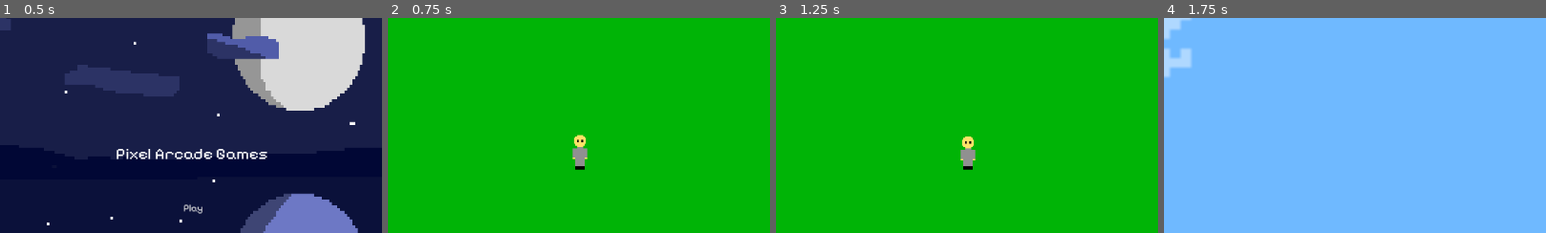
Above: before the commit, frames 1-4 (left to right).
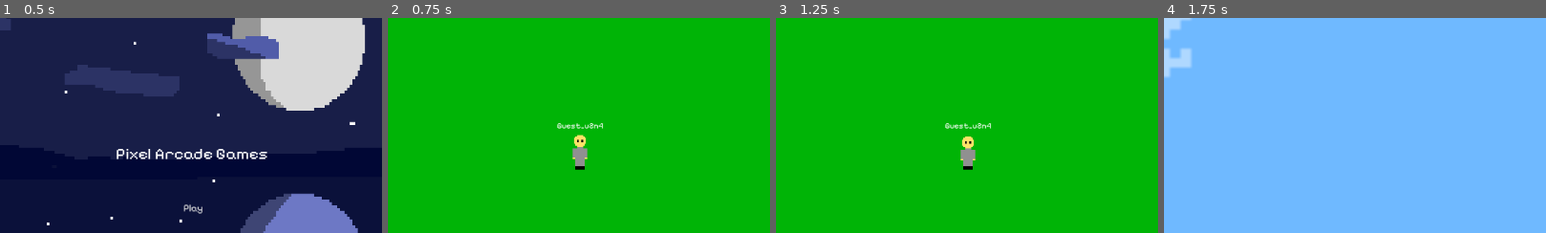
Above: after the commit, the same moments.

Repository: JohnRendell/Pixel_Arcade_Game
Game: Godot game, scene res://Interfaces/interface.tscn
Same seed, same stepped clock (60 frames per second), same inputs: the game is played once before the commit and once after it.
Inputs:
- Up to frame 1 (0.5 s): no input
- Up to frame 2 (0.75 s): click "Play" at 0.5 s
- Up to frame 3 (1.25 s): no input
- Up to frame 4 (1.75 s): click "Log in" at 1.25 s
The pictures show only the part of the screen within x 25-75%, y 18-68%; the shares and areas given below are measured in that part.

Frame 1 is identical in both runs. In frame 2, 0.2% of the frame differs, in the area x 44-57%, y 48-52%; in frame 3, 0.2%; in frame 4, nothing differs.

Commit message:
Added packages
-Added express as backend.
-Added websockets as real time communication.
-It is not done yet.

Diff:
--- a/Scenes/lobby_scene.tscn
+++ b/Scenes/lobby_scene.tscn
@@ -1,10 +1,11 @@
-[gd_scene load_steps=11 format=3 uid="uid://cvnoej7tdycly"]
+[gd_scene load_steps=12 format=3 uid="uid://cvnoej7tdycly"]
 
 [ext_resource type="Script" uid="uid://bfvjja37p1vyb" path="res://Scripts/Lobby_Scripts/lobby_script.gd" id="1_3q4fp"]
 [ext_resource type="Texture2D" uid="uid://bfyvcuew133w5" path="res://Assets/Game_Objects/Objects/lobby_island.png" id="1_7hemx"]
 [ext_resource type="PackedScene" uid="uid://draqfc0ximnvd" path="res://Sprites/player_character.tscn" id="2_ljcoi"]
 [ext_resource type="Theme" uid="uid://t8cakbf8cvmc" path="res://Assets/Themes/default_button_texture.tres" id="3_op75h"]
 [ext_resource type="Texture2D" uid="uid://b8i2cshy45y0e" path="res://Assets/Sprite_Slice/Sprite_UI_Stuff.png" id="4_2ipua"]
+[ext_resource type="FontFile" uid="uid://bmdl23cbnw41b" path="res://Assets/Fonts/Pixelify_Sans/static/PixelifySans-Regular.ttf" id="4_lvc8g"]
 [ext_resource type="PackedScene" uid="uid://can60qx0sq1hp" path="res://Interfaces/modal.tscn" id="5_44aa0"]
 
 [sub_resource type="RectangleShape2D" id="RectangleShape2D_ljcoi"]
@@ -75,6 +76,20 @@
 [node name="Main Player" parent="CanvasLayer" instance=ExtResource("2_ljcoi")]
 position = Vector2(589, 307)
 speed = 200
+
+[node name="Player Name" type="RichTextLabel" parent="CanvasLayer/Main Player"]
+anchors_preset = 5
+anchor_left = 0.5
+anchor_right = 0.5
+offset_left = -82.0
+offset_top = -76.0
+offset_right = 84.0
+offset_bottom = -36.0
+grow_horizontal = 2
+theme_override_fonts/normal_font = ExtResource("4_lvc8g")
+text = "Player Name"
+horizontal_alignment = 1
+vertical_alignment = 1
 
 [node name="Bound" type="StaticBody2D" parent="CanvasLayer"]
 disable_mode = 2
--- a/Scripts/Lobby_Scripts/lobby_script.gd
+++ b/Scripts/Lobby_Scripts/lobby_script.gd
@@ -1,6 +1,9 @@
 extends Node2D
 
 var playerUIInterface = preload("res://Interfaces/playerInfo.tscn").instantiate()
+
+#guest player name
+@onready var guest_player_name = $"CanvasLayer/Main Player/Player Name"
 
 #buttons on the lobby
 @onready var login_button = $"Lobby UI/CanvasLayer/Log in Button"
@@ -12,6 +15,25 @@
 	get_tree().get_root().add_child(playerUIInterface)
 	login_button.pressed.connect(open_login)
 
+	guest_player_name.text = guest_player_name_generator()
+
 func open_login():
 	PlayerGlobalScript.modal_open = true
 	login_modal.visible = true
+
+func guest_player_name_generator():
+	var letters = ["a", "b", "c", "d", "e", "f", "g", "h", "i", "j", "k", "l",
+	"m", "n", "o", "p", "q", "r", "s", "t", "u", "v", "w", "x", "y", "z"]
+	var nums = ["0", "1", "2", "3", "4", "5", "6", "7", "8", "9"]
+
+	var randomNum = RandomNumberGenerator.new()
+	var name = ""
+
+	for i in range(2):
+		var char_index = randomNum.randi_range(0, len(letters) - 1)
+		var num_index = randomNum.randi_range(0, len(nums) - 1)
+
+		var temp_name = "%s%s" % [letters[char_index], nums[num_index]]
+		name += temp_name
+
+	return "Guest_%s" % [name]
Empty file added: Scripts/Socket/socket_connection.gd
Not shown, added: Scripts/Socket/socket_connection.gd.uid
Not shown, added: package-lock.json
Not shown, added: package.json
Not shown, changed: .gitignore
Not shown, added: Server/game_socket.js
Not shown, added: Server/index.js
